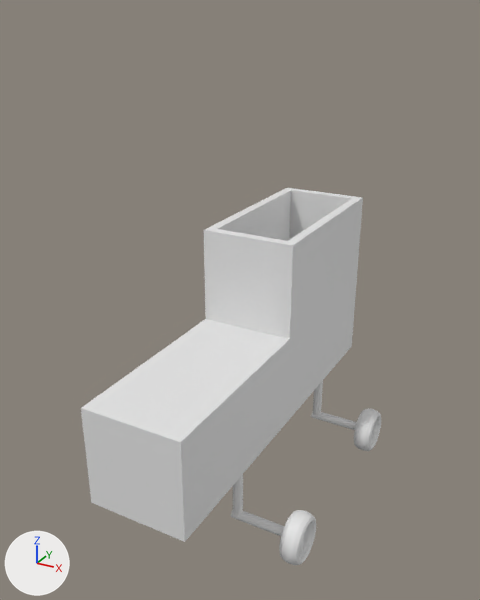
An edit to the Blender file Prácticas/Práctica 2: Diseño 3D de un Robot en Blender/src/robot.blend, drawn before and after from the same camera.
Both versions are drawn from a 50 mm camera at (2.96, -5.53, 3.57) aimed at (-0.23, 0.28, 0.67). The lights are fixed; the arrows at lower left show +X, +Y and +Z.
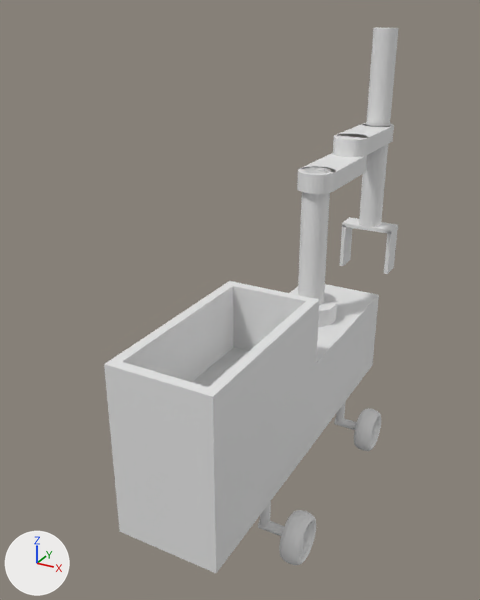
The newer file is also turned or shifted as a whole; pictures and numbers use the older file's frame.

Boxes [x1, y1, x2, y2] around the edits, measured in the pictures (480 x 600 px):
'chasis', added: after [104, 281, 379, 573]
'Cube', deleted: before [81, 276, 357, 542]
'Cube.002', moved, turned, rescaled: before [281, 197, 363, 339]; after [340, 226, 353, 266]
'Cube.003', moved, rescaled (25% narrower, 83% shorter): before [212, 229, 287, 337]; after [342, 217, 398, 234]
'arm_traslation', added: after [359, 28, 399, 227]
'Cube.001', moved, turned, rescaled: before [204, 188, 294, 321]; after [384, 229, 398, 274]
'arm_column', added: after [298, 167, 331, 305]
'arm_1', added: after [297, 153, 367, 194]
'Cube.004', deleted: before [289, 189, 355, 240]
'arm_2', added: after [333, 123, 394, 157]
'arm_base', added: after [291, 291, 337, 327]
'Cylinder.005', moved (not visible before): after [260, 501, 271, 528]
'Cylinder.008', moved (not visible before): after [336, 401, 346, 423]
'Torus.001', unchanged, uncovered by the edit: after [279, 510, 316, 565]
'Torus.003', unchanged, covered by the edit: before [279, 510, 316, 565]

The change in detail:
Mesh me_cylinder_017 is new.
It consists of a 32-sided cylinder along z spanning x -1.0..1.0, y -1.0..1.0, z -1.0..1.0; a box spanning x -1.0..1.0, y 0.0..5.0, z -1.0..1.0; a 32-sided cylinder along z spanning x -1.0..1.0, y 4.0..6.0, z -1.0..1.0.
Mesh me_cube_003_1 is new.
It has 40 vertices, 30 faces and spans x -19.0..1.0, y -3.0..1.0, z -3.9..1.0.
Object 'Cube' (ob_cube) is deleted.
Object 'Cube.001' (ob_cube_001) moves from (-0.45, 1.0, 1.0) to (0.62, 3.0, 0.55).
Object 'Cube.001' (ob_cube_001) turns from (0, 0, 0) to (180, 90, 0) degrees about x, y and z.
Object 'Cube.001' (ob_cube_001) is rescaled from (0.05, 1.0, 0.5) to (0.3, 0.15, 0.025).
Object 'Cube.002' (ob_cube_002) moves from (0.45, 1.0, 1.0) to (-0.02, 3.0, 0.55).
Object 'Cube.002' (ob_cube_002) turns from (0, 0, 0) to (180, 90, 0) degrees about x, y and z.
Object 'Cube.002' (ob_cube_002) is rescaled from (0.05, 1.0, 0.5) to (0.3, 0.15, 0.025).
Object 'Cube.003' (ob_cube_003) moves from (0.0, 0.05, 1.0) to (0.3, 3.0, 0.85).
Object 'Cube.003' (ob_cube_003) is rescaled from (0.4, 0.05, 0.5) to (0.35, 0.15, 0.025).
Object 'Cube.004' (ob_cube_004) is deleted.
Object 'Cylinder.005' (ob_cylinder_005) moves from (-0.45, 1.0, -0.7) to (0.75, -1.0, -0.85).
Object 'Cylinder.008' (ob_cylinder_008) moves from (-0.45, -1.0, -0.7) to (0.75, 1.0, -0.85).
Object 'arm_traslation' (ob_arm_traslation) is new; it shows a copy of the mesh of ob_cylinder_011.
Its location is (0.3, 3.0, 2.1).
Its rotation in degrees is (0, 0, 180).
Its scale is (0.15, 0.15, 1.25).
Object 'arm_2' (ob_arm_2) is new; it shows me_cylinder_017.
Its location is (0.3, 3.0, 2.1).
Its rotation in degrees is (0, 0, 180).
Its scale is (0.2, 0.2, 0.1).
Object 'arm_1' (ob_arm_1) is new; it shows a copy of me_cylinder_017.
Its location is (0.3, 2.0, 1.9).
Its rotation in degrees is (0, 0, 180).
Its scale is (0.2, 0.2, 0.1).
Object 'arm_column' (ob_arm_column) is new; it shows a copy of the mesh of ob_cylinder_011.
Its location is (0.3, 1.0, 1.25).
Its rotation in degrees is (0, 0, 180).
Its scale is (0.15, 0.15, 0.75).
Object 'arm_base' (ob_arm_base) is new; it shows a copy of the mesh of ob_cylinder_011.
Its location is (0.3, 1.0, 0.4).
Its rotation in degrees is (0, 0, 180).
Its scale is (0.3, 0.3, 0.1).
Object 'chasis' (ob_chasis) is new; it shows me_cube_003_1.
Its location is (-0.15, -1.0, 0.65).
Its rotation in degrees is (0, 0, 180).
Its scale is (0.05, 1.0, 0.35).
